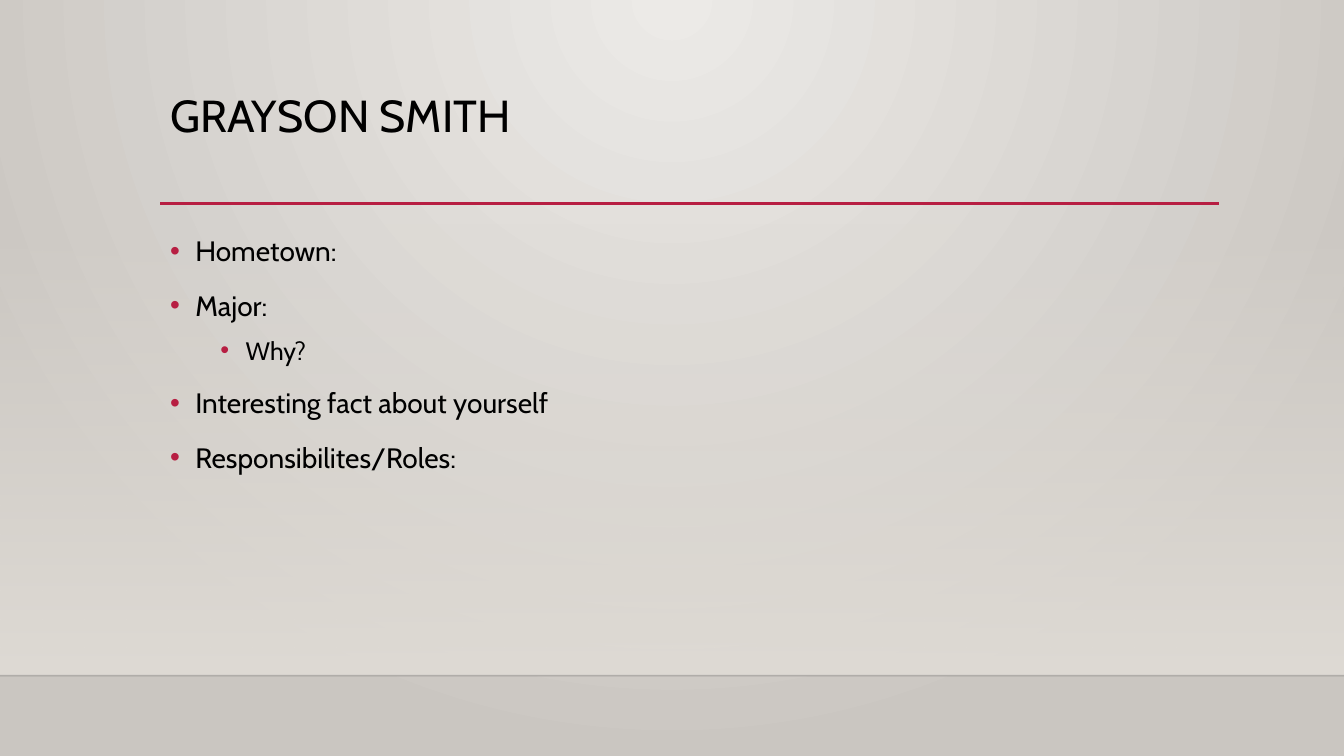
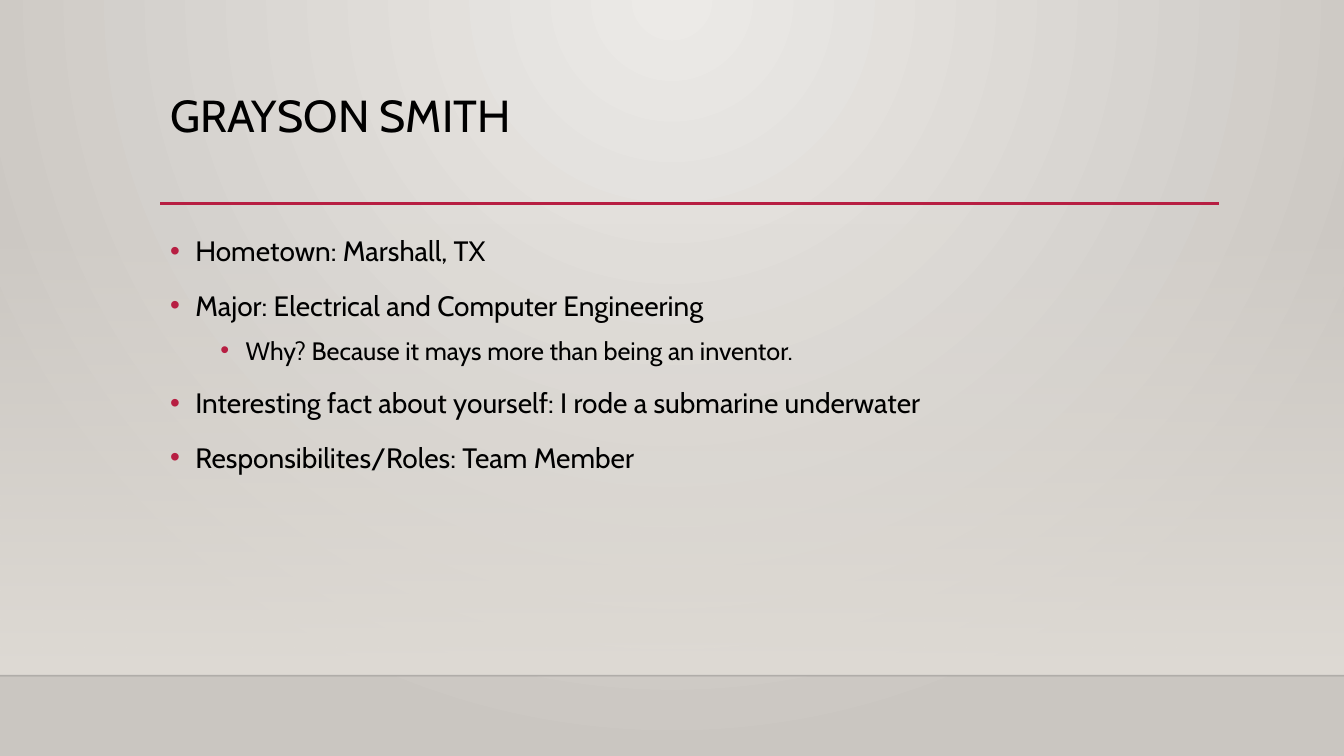
Before and after one commit to GunnarGriffin23/Mario-Game, a slide deck: slide 2 of Waluigi.pptx. Drawn at 1344x756 pixels with LibreOffice and Linux fonts; fonts in the diff are those of the drawing; background and template pictures are left out. Boxes give left, top, right and bottom in pixels: in the first picture for what was removed or moved away, otherwise in the second. Text is boxed around its words. In the diff, an @@ line names an element or a change of style, - is before the commit and + after.

```diff
--- a/Waluigi.pptx
+++ b/Waluigi.pptx
@@ text at (x1=195, y1=240, x2=920, y2=474): text changed @@
-• Hometown:
-• Major:
-  • Why?
-• Interesting fact about yourself
-• Responsibilites/Roles:
+• Hometown: Marshall, TX
+• Major: Electrical and Computer Engineering
+  • Why? Because it mays more than being an inventor.
+• Interesting fact about yourself: I rode a submarine underwater
+• Responsibilites/Roles: Team Member
```
Also in this commit, not shown: 5 other slides changed.
